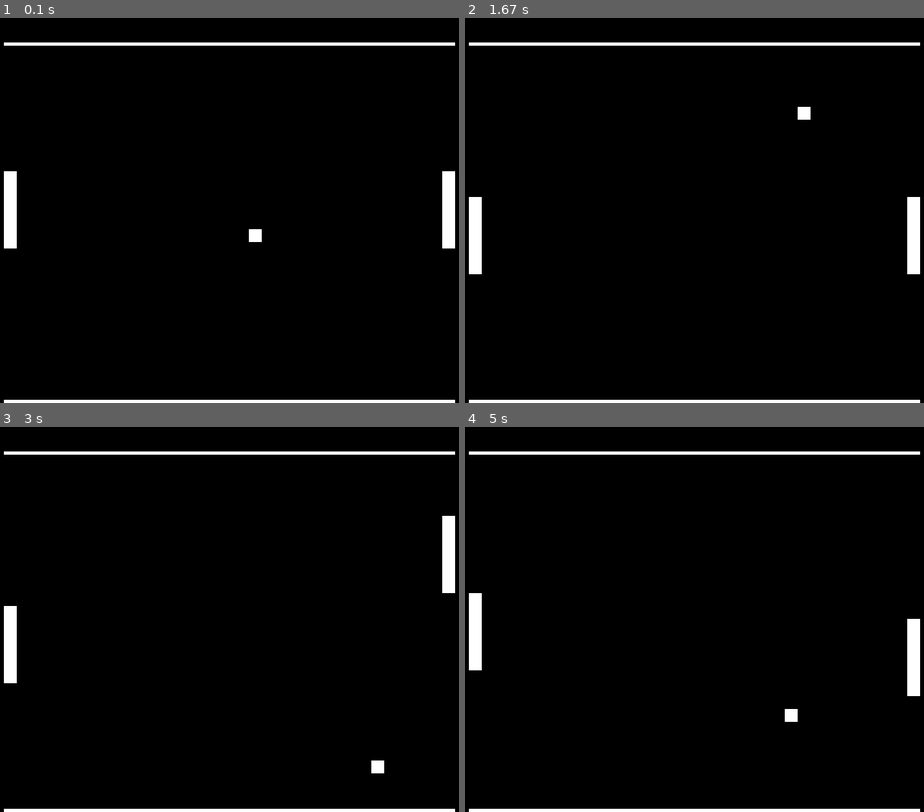
Above: before the commit, frames 1-4 (two rows, left to right).
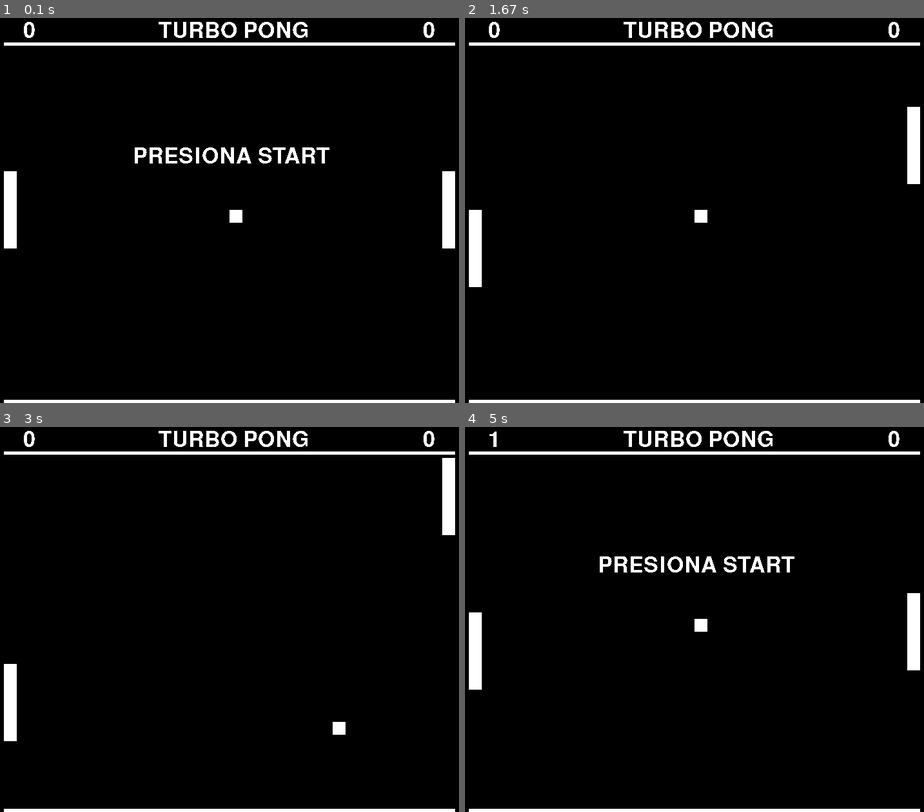
Above: after the commit, the same moments.

Repository: programingfrik/PygameIntro
Game: pygame game, started from turbo.py
Two runs of this game, one before a commit and one after it. Both use one fixed random seed, a clock stepped at 60 frames per second and the inputs below.
Inputs:
- Up to frame 1 (0.1 s): no input
- Up to frame 2 (1.67 s): hold Tab 0.33-0.8 s; hold Up 0.33-0.8 s; hold Up 0.83-1.3 s; tap Ctrl at 0.9, 1.2, 1.4 s; hold Down 1.33-1.63 s
- Up to frame 3 (3 s): hold Up 1.67-2.03 s; tap Ctrl at 1.73, 2.13, 2.53, 2.87 s; hold Down 2.07-2.43 s; tap Shift at 2.22 s; hold Backspace 2.47-2.77 s; hold Up 2.47-2.77 s; hold Up from 2.8 s (still down)
- Up to frame 4 (5 s): release Up at 3.1 s; hold Down 3.13-3.43 s; tap Ctrl at 3.2, 3.53, 3.93, 4.33, 4.67 s; tap Shift at 3.28, 4.42 s; hold Up 3.47-3.83 s; hold Down 3.87-4.23 s; hold Up 4.27-4.57 s; hold Down 4.6-4.9 s; hold Up from 4.93 s (still down)

The runs differ from the first frame. In frame 1, 1.7% of the frame differs, in the area x 5-95%, y 1-59%; in frame 2, 2.2%; in frame 3, 2.6%, in the area x 0-100%, y 1-90%; in frame 4, 2.3%.

Commit message:
Agregando titulos, puntaje y mecanismo de ganador.

Diff:
--- a/turbo.py
+++ b/turbo.py
@@ -12,6 +12,7 @@
 color_fondo = (0,0,0)
 color_paleta = (255, 255, 255)
 color_bolita = (255, 255, 255)
+color_puntaje = (255, 255, 255)
 color_limite = (255, 255, 255)
 
 # tamanos coordenadas
@@ -39,12 +40,29 @@
 
 estado_juego = JUEGO_CORRIENDO
 
+ESTADO_ESPERANDO = 0
+ESTADO_LISTO = 1
+
+estado_I = ESTADO_ESPERANDO
+estado_D = ESTADO_ESPERANDO
+texto_visible = True
+ganador_visible = False
+
 # otras
+texto_ganador = ""
+
+puntaje_I = 0
+puntaje_D = 0
+maximo_puntaje = 5
 
 pantalla = pygame.display.set_mode((800, 600))
 pygame.display.set_caption("Turbo Pong!")
 
 reloj = pygame.time.Clock()
+letras_puntaje = pygame.font.SysFont("default", 50)
+
+inicio_cont = 15
+cont = inicio_cont
 
 while (estado_juego == JUEGO_CORRIENDO):
 
@@ -61,17 +79,24 @@
     if (estados_teclas[pygame.K_LCTRL] and (posicion_paleta_I < (limite_inferior - tamano_paleta[1]))):
         posicion_paleta_I += 10
 
+    if (estados_teclas[pygame.K_TAB]):
+        estado_I = ESTADO_LISTO
+
     if (estados_teclas[pygame.K_UP] and (posicion_paleta_D > limite_superior)):
         posicion_paleta_D -= 10
 
     if (estados_teclas[pygame.K_DOWN] and (posicion_paleta_D < (limite_inferior - tamano_paleta[1]))):
         posicion_paleta_D += 10
 
+    if estados_teclas[pygame.K_BACKSPACE]:
+        estado_D = ESTADO_LISTO
+
     if estados_teclas[pygame.K_ESCAPE]:
         estado_juego = JUEGO_CERRANDO
 
     # reaccionando
-    posicion_bolita = (posicion_bolita[0] + vector_bolita[0], posicion_bolita[1] + vector_bolita[1])
+    if ((estado_I == ESTADO_LISTO) and (estado_D == ESTADO_LISTO)):
+        posicion_bolita = (posicion_bolita[0] + vector_bolita[0], posicion_bolita[1] + vector_bolita[1])
 
     if ((posicion_bolita[1] < limite_superior)
         or (posicion_bolita[1] > (limite_inferior - tamano_bolita[1]))):
@@ -88,9 +113,30 @@
         posicion_bolita = (posicion_bolita[0] + vector_bolita[0], posicion_bolita[1])
 
     if ((posicion_bolita[0] > distancia_paleta_D) or ((posicion_bolita[0] + tamano_bolita[0]) < distancia_paleta_I)):
+        if (posicion_bolita[0] > distancia_paleta_D):
+            puntaje_I += 1
+            vector_inicial = (math.fabs(vector_inicial[0]), vector_inicial[1])
+        elif ((posicion_bolita[0] + tamano_bolita[0]) < distancia_paleta_I):
+            puntaje_D += 1
+            vector_inicial = (-math.fabs(vector_inicial[0]), vector_inicial[1])
+
+        vector_bolita = vector_inicial
         posicion_bolita = posicion_inicial
         posicion_paleta_I = posicion_paleta_inicial
         posicion_paleta_D = posicion_paleta_inicial
+        estado_I = ESTADO_ESPERANDO
+        estado_D = ESTADO_ESPERANDO
+        ganador_visible = False
+
+        if ((puntaje_I >= maximo_puntaje) or (puntaje_D >= maximo_puntaje)):
+            if (puntaje_I >= maximo_puntaje):
+                texto_ganador = "<- GANO"
+            elif (puntaje_D >= maximo_puntaje):
+                texto_ganador = "GANO ->"
+
+            ganador_visible = True
+            puntaje_I = 0
+            puntaje_D = 0
 
     # la parte de dibujadera
     pantalla.fill(color_fondo)
@@ -105,6 +151,28 @@
 
     pygame.draw.rect(pantalla, color_bolita, pygame.Rect(posicion_bolita, tamano_bolita))
 
+    img_temp = letras_puntaje.render(str(puntaje_I), False, color_puntaje)
+    pantalla.blit(img_temp, (80,5))
+
+    img_temp = letras_puntaje.render(str(puntaje_D), False, color_puntaje)
+    pantalla.blit(img_temp, (700,5))
+
+    img_temp = letras_puntaje.render("TURBO PONG", False, color_puntaje)
+    pantalla.blit(img_temp, (290,5))
+
+    cont -= 1
+    if (cont <= 0):
+        cont = inicio_cont
+        texto_visible = not texto_visible
+
+    if (((estado_I == ESTADO_ESPERANDO) or (estado_D == ESTADO_ESPERANDO)) and (texto_visible)):
+        img_temp = letras_puntaje.render("PRESIONA START", False, color_puntaje)
+        pantalla.blit(img_temp, (250, 200))
+
+        if (ganador_visible):
+            img_temp = letras_puntaje.render(texto_ganador, False, color_puntaje)
+            pantalla.blit(img_temp, (330, 400))
+
     pygame.display.flip()
     reloj.tick(30)
 
